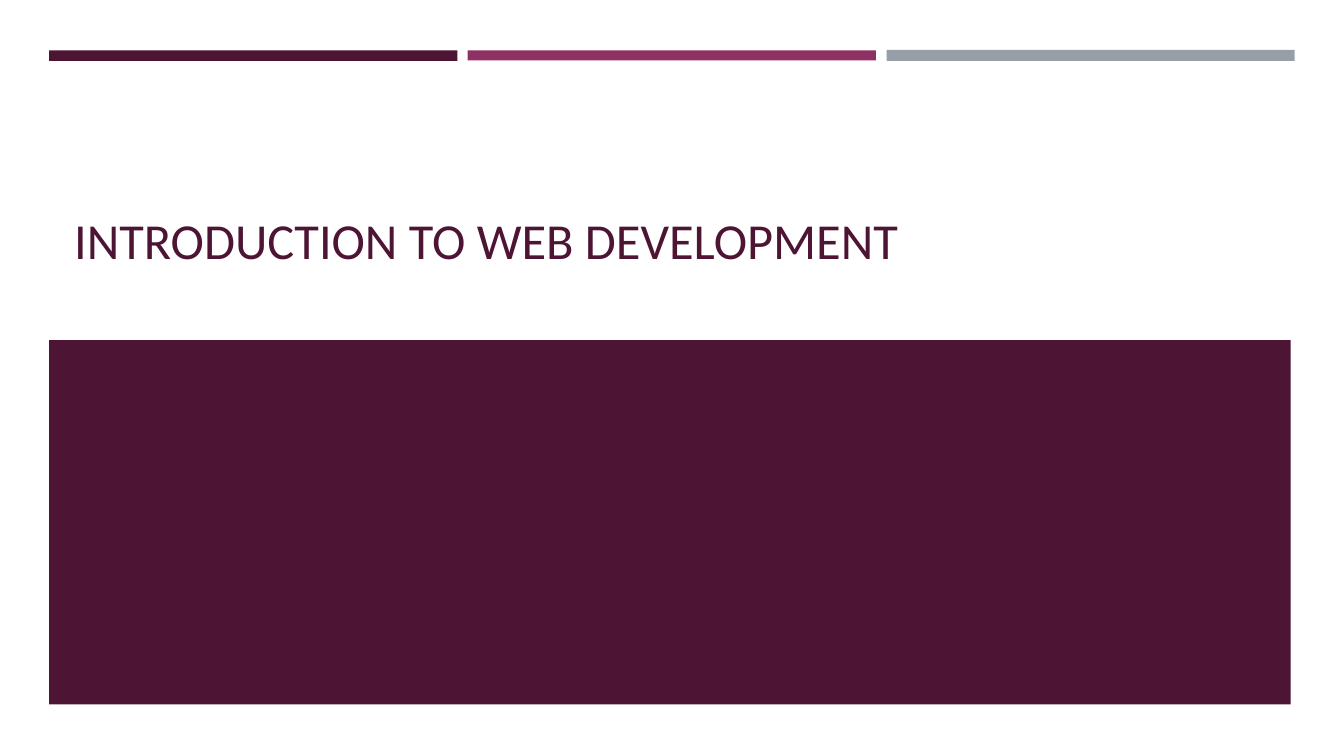
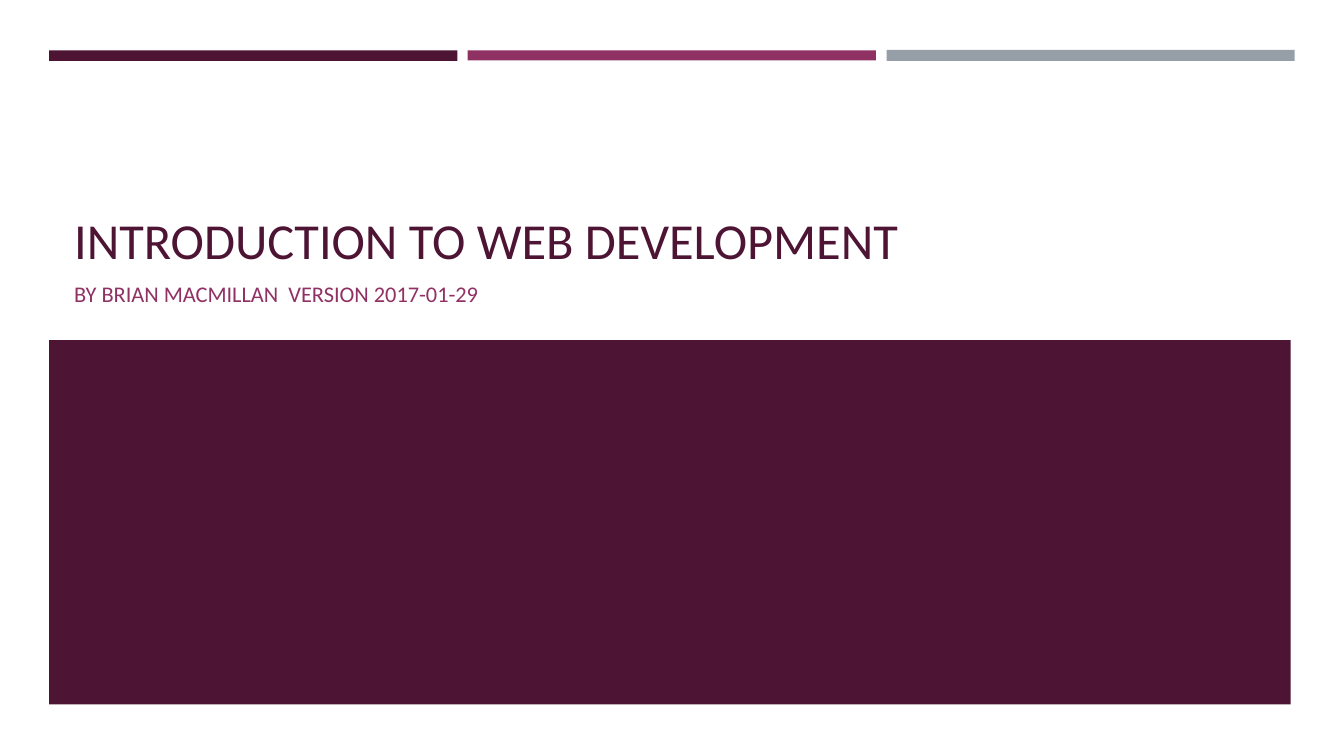
Before and after one commit to brianmacmillan/BMCC-MMP350, a slide deck: slide 1 of Lecture notes/week1_overview/Introduction to Web design.pptx. Drawn at 1344x756 pixels with LibreOffice and Linux fonts; fonts in the diff are those of the drawing. Boxes give left, top, right and bottom in pixels: in the first picture for what was removed or moved away, otherwise in the second. Text is boxed around its words. In the diff, an @@ line names an element or a change of style, - is before the commit and + after.

```diff
--- a/Lecture notes/week1_overview/Introduction to Web design.pptx
+++ b/Lecture notes/week1_overview/Introduction to Web design.pptx
@@ subtitle added at [74,287,478,302], 16 pt, text #903163 @@
+BY BRIAN MACMILLAN VERSION 2017-01-29
```
Also in this commit, not shown: 1 other slide changed, 42 slides removed, 32 other files.
